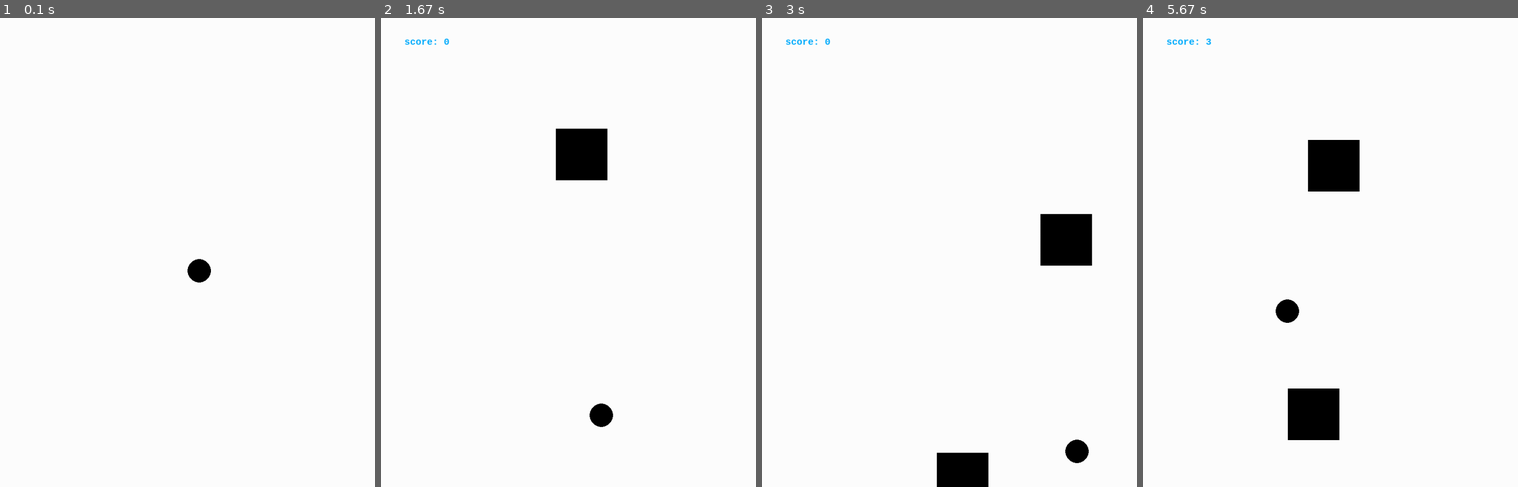
Above: before the commit, frames 1-4 (left to right).
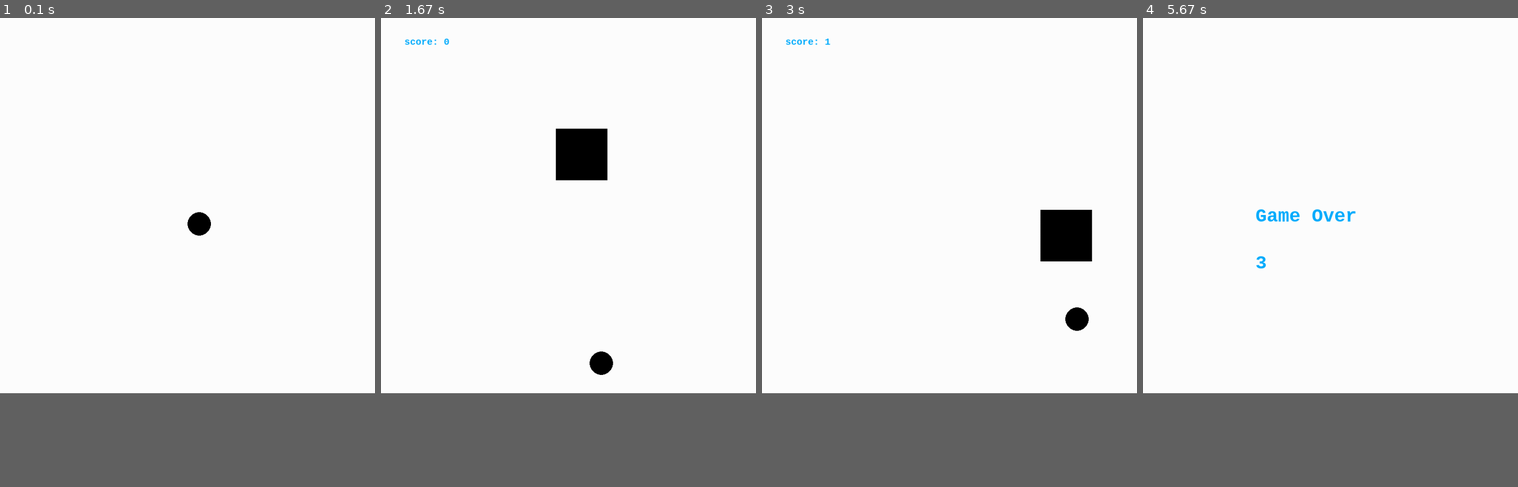
Above: after the commit, the same moments.

Repository: bedrock17/soaf_pygame
Game: pygame game, started from Main.py
Same seed, same stepped clock (60 frames per second), same inputs: the game is played once before the commit and once after it.
Inputs:
- Up to frame 1 (0.1 s): no input
- Up to frame 2 (1.67 s): hold Right 0.33-0.8 s; hold Right 0.83-1.3 s; hold Left from 1.33 s (still down)
- Up to frame 3 (3 s): release Left at 1.87 s; hold Left 1.9-2.3 s; hold Right 2.33-2.97 s
- Up to frame 4 (5.67 s): hold Left 3-3.47 s; hold Right 3.5-3.97 s; hold Right 4-4.47 s; hold Left 4.5-5.03 s; hold Left 5.07-5.47 s; hold Right from 5.5 s (still down)
In our replay, the window is 720x900 before the commit and 720x720 after it. These sizes can differ from the game's own. Grey fills any space a smaller window leaves; there, only what the larger window draws over its background counts as a difference.

The runs differ from the first frame. In frame 1, 0.5% of the frame differs, in the area x 50-57%, y 41-57%; in frame 2, 0.5%; in frame 3, 1.8%; in frame 4, 3.8%, in the area x 6-58%, y 4-90%.

Commit message:
code 정리, 기본창 사이즈 조절, clean

Diff:
--- a/GameInfo.py
+++ b/GameInfo.py
@@ -1,7 +1,7 @@
 __author__ = 'sh'
 
 displayWidth=800
-displayHeight=1000
+displayHeight=800
 framePerSecond=60
 
 rectangleSize=110
--- a/Main.py
+++ b/Main.py
@@ -8,38 +8,37 @@
 import Rectangle
 import random
 
+BLACK = (0, 0, 0)
+
 def drawBall(ball):
-    pygame.draw.ellipse(screen,(0,0,0),pygame.Rect([ball.x,ball.y],(ball.radius,ball.radius)))
+    pygame.draw.ellipse(screen, BLACK, pygame.Rect([ball.x, ball.y], (ball.radius, ball.radius)))
+
 def drawRect(rect):
-    pygame.draw.rect(screen,(0,0,0), [rect.x, rect.y, rect.length, rect.length])
+    pygame.draw.rect(screen, BLACK, [rect.x, rect.y, rect.length, rect.length])
 
 
 pygame.init()
 
-screen = pygame.display.set_mode((GameInfo.displayWidth,GameInfo.displayHeight))
+screen = pygame.display.set_mode((GameInfo.displayWidth, GameInfo.displayHeight))
 
 clock = pygame.time.Clock()
 
 key = 0
-text =" "
-count=3000
-max=0
-score=0
+text = " "
+count = 3000
+max = 0
+score = 0
 
 diff = 7 #난이도 (1이 제일 높음)
 
-ball = Ball.Ball(GameInfo.displayWidth/2,GameInfo.displayHeight/2)
+ball = Ball.Ball(GameInfo.displayWidth / 2, GameInfo.displayHeight / 2)
 rects = list()
 
-
-
 while GameInfo.Run:
-
-
     #KEY INPUT
     for event in pygame.event.get():
         if event.type == pygame.QUIT:
-            GameInfo.Run=False
+            GameInfo.Run = False
         elif event.type == pygame.KEYDOWN:
             keyStatus = 1
             key = event.key
@@ -48,41 +47,41 @@
             keyStatus = 0
             key = event.key
 
-
     #UPDATE
     if key == pygame.K_RIGHT and keyStatus:
-            ball.setStatus(newxspeed=ball.xspeed+2)
+            ball.setStatus(newxspeed = ball.xspeed+2)
     if key == pygame.K_LEFT and keyStatus:
-            ball.setStatus(newxspeed=ball.xspeed-2)
+            ball.setStatus(newxspeed = ball.xspeed-2)
 
-    if ball.y+50>=GameInfo.displayHeight:
+    if ball.y + 50 >= GameInfo.displayHeight:
         ball.bounce()
 
     if ball.x <= 0 :
-        ball.setStatus(newxspeed=ball.xspeed*-0.9)
-        ball.setStatus(newx=ball.x+1)
-        ball.setStatus(newx=0)
+        ball.setStatus(newxspeed = ball.xspeed * -0.9)
+        ball.setStatus(newx = ball.x + 1)
+        ball.setStatus(newx = 0)
 
     elif ball.x + ball.radius >= GameInfo.displayWidth :
-        ball.setStatus(newxspeed=ball.xspeed*-0.9)
-        ball.setStatus(newx=ball.x-1)
-        ball.setStatus(newx=GameInfo.displayWidth-ball.radius)
+        ball.setStatus(newxspeed = ball.xspeed * -0.9)
+        ball.setStatus(newx = ball.x -1)
+        ball.setStatus(newx = GameInfo.displayWidth - ball.radius)
 
-    if rects.__len__() <= 15 and count%(diff*10)==0:
-        rects.append(Rectangle.Rectangle(random.random()*GameInfo.displayWidth-GameInfo.rectangleSize/2,-GameInfo.rectangleSize,GameInfo.rectangleSize,1+(count/400)))
+    if rects.__len__() <= 15 and count%(diff*10) == 0:
+        rects.append(Rectangle.Rectangle(random.random() * GameInfo.displayWidth-GameInfo.rectangleSize / 2,
+         -GameInfo.rectangleSize, GameInfo.rectangleSize, 1 + (count / 400)))
 
-    if count%1000==0 and diff>1:
-        diff-=1
+    if count%1000 == 0 and diff > 1:
+        diff -= 1
 
     for rect in rects:
         ball.betweenCheck(rect)
         rect.update()
         if GameInfo.displayHeight <= rect.y:
             rects.remove(rect)
-            score+=1
+            score += 1
     ball.update()
-    count+=1
-    if max<=count-ball.y:
+    count += 1
+    if max <= count-ball.y:
         max = count-ball.y
 
 
@@ -103,9 +102,8 @@
     pygame.display.flip()
     clock.tick(GameInfo.framePerSecond)
 
-    if(ball.y>=GameInfo.displayHeight):
+    if(ball.y >= GameInfo.displayHeight):
         break
-
 
 screen.fill((255,255,255))
 sf = pygame.font.SysFont("Monospace",40,bold=True)
